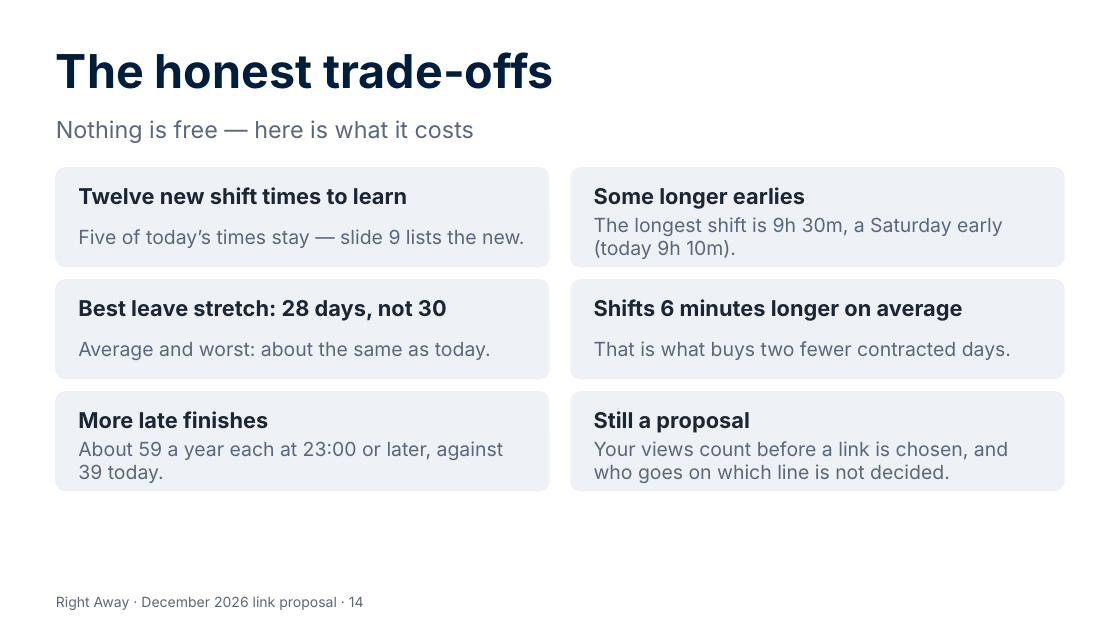
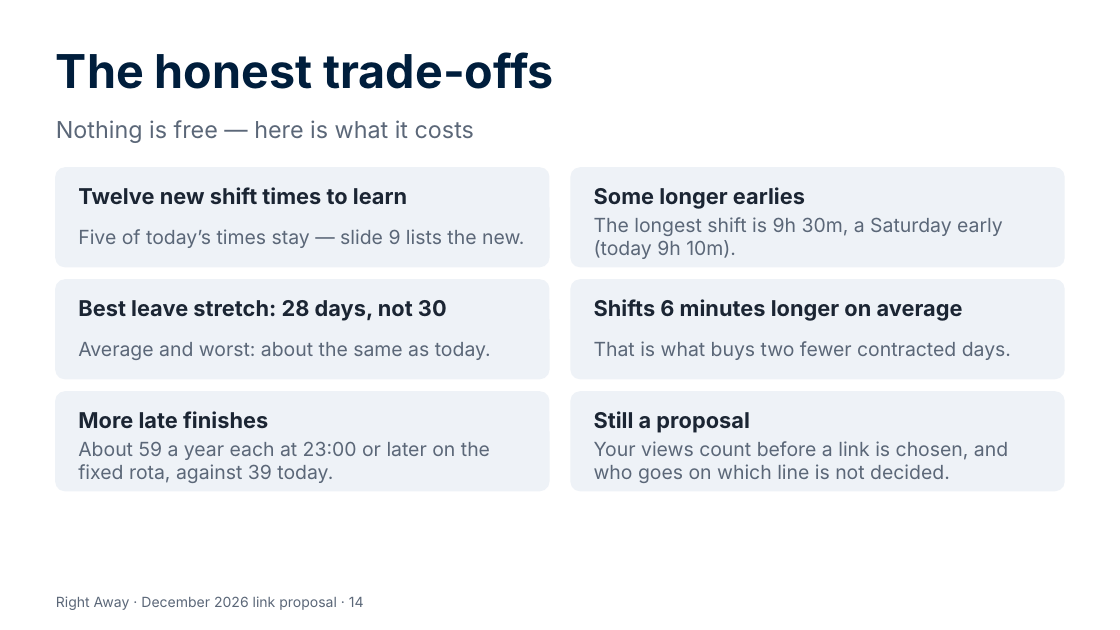
Before and after one commit to Garethdavidmiller/roster-app, a slide deck: slide 14 of docs/proposals/presentations/Right-Away-for-colleagues.pptx. Drawn at 1120x630 pixels with LibreOffice and Linux fonts; fonts in the diff are those of the drawing. Boxes give left, top, right and bottom in pixels: in the first picture for what was removed or moved away, otherwise in the second. Text is boxed around its words. In the diff, an @@ line names an element or a change of style, - is before the commit and + after.

```diff
--- a/docs/proposals/presentations/Right-Away-for-colleagues.pptx
+++ b/docs/proposals/presentations/Right-Away-for-colleagues.pptx
@@ text at box(78, 441, 490, 483): text changed @@
-About 59 a year each at 23:00 or later, against 39 today.
+About 59 a year each at 23:00 or later on the fixed rota, against 39 today.
```
Also in this commit, not shown: 2 other slides changed, 12 other files.
